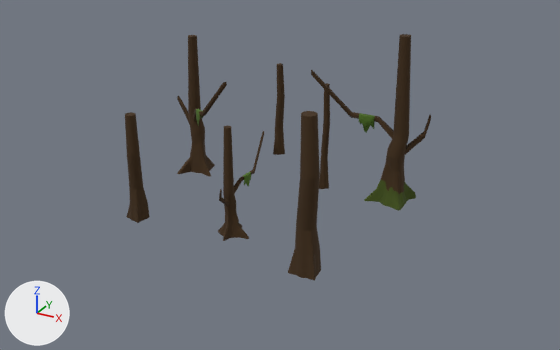
One commit to the FBX model Assets/tree-s1.fbx: the scene before it, then after it.
Camera for both pictures: a 50 mm camera at (94.4, -159.2, 88.3) aimed at (6.0, 1.6, 7.9). Arrows for +X, +Y and +Z are at lower left; the lights stay in place. The picture after the commit comes second. Where no turn or scale is listed for an object, it has been applied to the vertices.
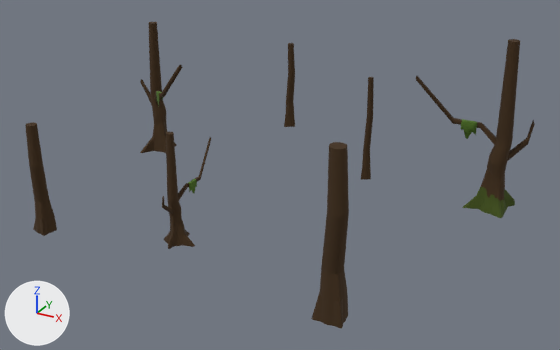
Boxes [x1, y1, x2, y2] around the edits, measured in the pictures (560 x 350 px):
'Cylinder.005', moved: before [311, 34, 431, 211]; after [416, 39, 535, 218]
'Cylinder.017', moved: before [288, 111, 321, 281]; after [311, 142, 349, 329]
'Cylinder.007', moved: before [177, 35, 227, 176]; after [140, 22, 182, 153]
'Cylinder.004', moved: before [218, 126, 264, 241]; after [162, 132, 211, 249]
'Cylinder.016', moved: before [125, 112, 150, 223]; after [25, 122, 57, 236]
'Cylinder.011', moved: before [319, 83, 330, 189]; after [361, 77, 374, 180]
'Cylinder.015', moved: before [273, 63, 285, 155]; after [284, 43, 295, 127]

The change, as a diff of the scene's bpy script:
```diff
--- a/Assets/tree-s1.fbx.py
+++ b/Assets/tree-s1.fbx.py
@@ ob_cylinder_007 @@
 ob_cylinder_007 = bpy.data.objects.new('Cylinder.007', me_cylinder_011)
-ob_cylinder_007.location = (-25.8, 10.7, 5.7)
+ob_cylinder_007.location = (-45.0, 18.5, 5.7)
@@ ob_cylinder_004 @@
 ob_cylinder_004 = bpy.data.objects.new('Cylinder.004', me_cylinder_010)
-ob_cylinder_004.location = (3.8, -19.2, 4.0)
+ob_cylinder_004.location = (-5.3, -28.7, 4.0)
@@ ob_cylinder_017 @@
 ob_cylinder_017 = bpy.data.objects.new('Cylinder.017', me_cylinder_002)
-ob_cylinder_017.location = (27.7, -25.7, 5.2)
+ob_cylinder_017.location = (40.5, -39.5, 5.5)
 ob_cylinder_017.rotation_euler = (0.0, 0.0, 2.467)  # degrees (0, 0, 141)
@@ ob_cylinder_015 @@
 ob_cylinder_015 = bpy.data.objects.new('Cylinder.015', me_cylinder_003)
-ob_cylinder_015.location = (-11.1, 32.4, 4.0)
+ob_cylinder_015.location = (-19.9, 55.6, 3.9)
@@ ob_cylinder_005 @@
 ob_cylinder_005 = bpy.data.objects.new('Cylinder.005', me_cylinder_013)
-ob_cylinder_005.location = (31.5, 17.6, 6.7)
+ob_cylinder_005.location = (55.4, 26.6, 6.3)
@@ ob_cylinder_016 @@
 ob_cylinder_016 = bpy.data.objects.new('Cylinder.016', me_cylinder_002)
-ob_cylinder_016.location = (-21.1, -22.9, 4.0)
+ob_cylinder_016.location = (-37.1, -38.9, 3.7)
 ob_cylinder_016.rotation_euler = (0.0, 0.0, 2.182)  # degrees (0, 0, 125)
@@ ob_cylinder_011 @@
 ob_cylinder_011 = bpy.data.objects.new('Cylinder.011', me_cylinder_017)
-ob_cylinder_011.location = (11.7, 16.2, 4.3)
+ob_cylinder_011.location = (19.1, 28.0, 4.1)
```
